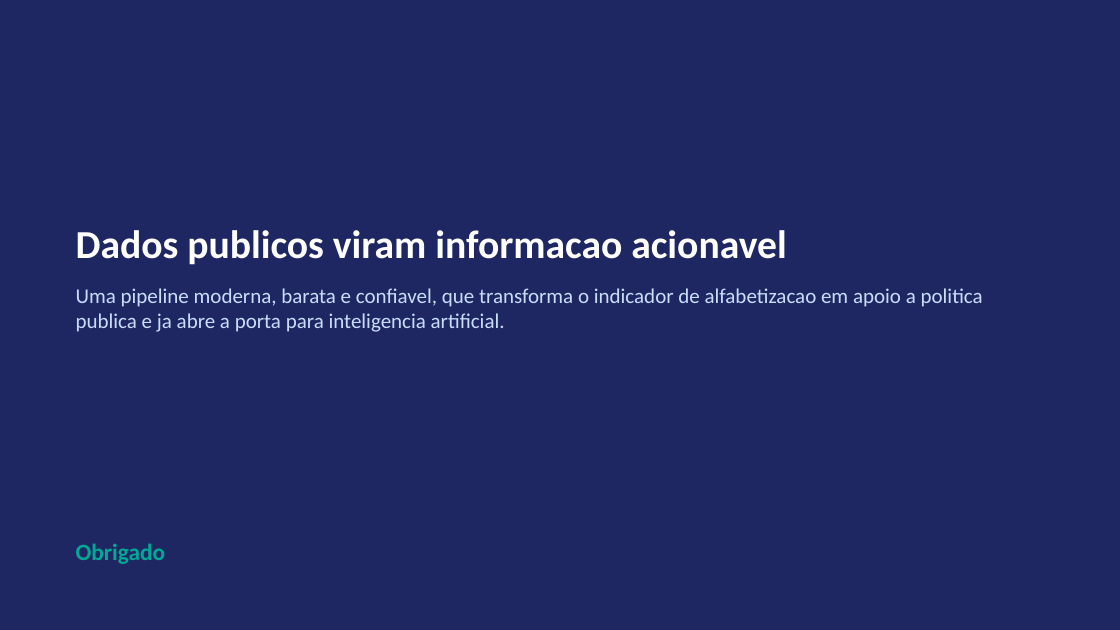
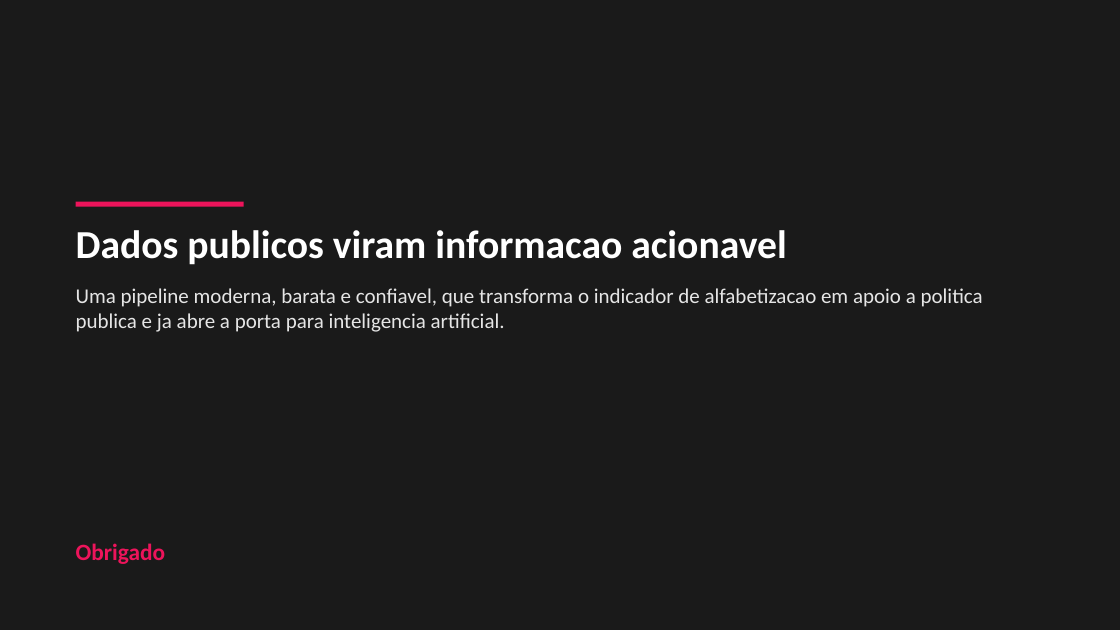
Before and after one commit to guillecosme/fiap-ai-scientist-tech-challenge-fase-02, a slide deck: slide 11 of reports/slides/pipeline_alfabetizacao_fase2.pptx. Drawn at 1120x630 pixels with LibreOffice and Linux fonts; fonts in the diff are those of the drawing. Boxes give left, top, right and bottom in pixels: in the first picture for what was removed or moved away, otherwise in the second. Text is boxed around its words. In the diff, an @@ line names an element or a change of style, - is before the commit and + after.

```diff
--- a/reports/slides/pipeline_alfabetizacao_fase2.pptx
+++ b/reports/slides/pipeline_alfabetizacao_fase2.pptx
@@ rectangle at (0, 0, 1120, 630): fill #1E2761 to #1A1A1A @@
@@ rectangle added at (76, 202, 244, 207), fill #ED145B @@
@@ text at (76, 288, 983, 332): text colour #CADCFC to #E5E5E5 in "Uma pipeline moderna, barata e confiavel, que ..." @@
@@ text "Obrigado" at (76, 543, 166, 564): text colour #00A896 to #ED145B @@
```
Also in this commit, not shown: 9 other slides changed, 1 slide added, 1 slide removed.
